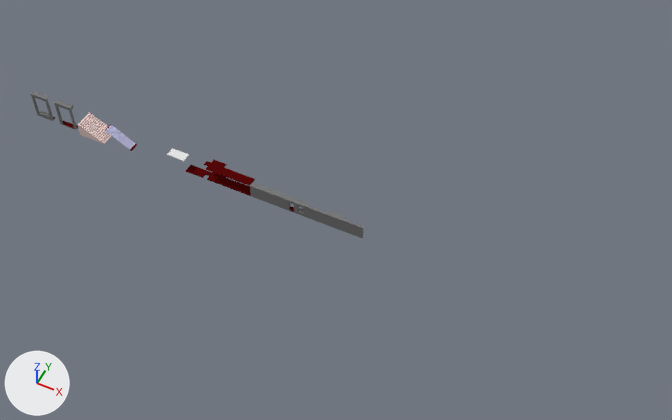
Renders of the Blender file blend/room_kit.blend from each side of a commit.
Rendered twice from a camera (50 mm lens) standing at (67.9, -103.7, 133.5) and looking at (10.9, 10.3, -9.0). The lights are fixed; the arrows at lower left show +X, +Y and +Z.

Names of what the first picture shows: 'stairs_outside_1'.
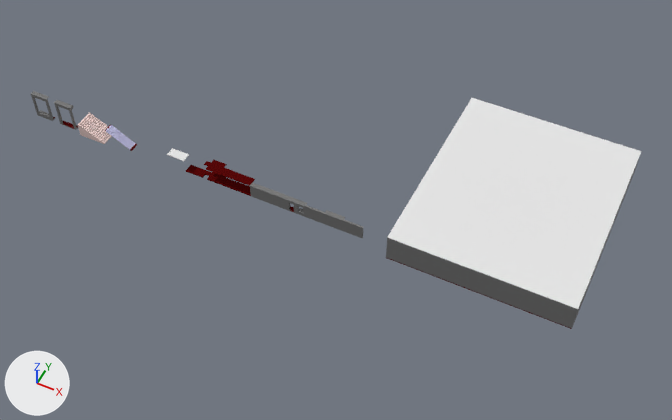
Where the change shows, as pixel boxes (x1, y1, x2, y2) in the pictures (672 x 420 px):
'room_t1_ceiling', added: after (387, 98, 641, 309)
'room_t1_cellar', added: after (386, 165, 637, 329)
    faces in mat_wall_material (grey #7a7a7a): (386, 165, 637, 328)
    faces in mat_floor_material (dark red #570809): (386, 194, 625, 329)
'room_t1_walls', added: after (387, 156, 640, 318)

What changed in the scene script:
```text
Add me_room_t1_walls:
    me_room_t1_walls.from_pydata(...)  # 424 vertices, 376 faces; spans x -1.0..35.0, y -1.0..42.0, z 0.0..2.7
    me_room_t1_walls.materials.append(mat_wall_material)  # grey #7a7a7a
Add me_room_t1_cellar:
    me_room_t1_cellar.from_pydata(...)  # 298 vertices, 279 faces; spans x -1.0..35.0, y -1.0..42.0, z -3.2..0.0
    # faces by material slot: [193, 86]
    me_room_t1_cellar.materials.append(mat_wall_material)  # grey #7a7a7a
    me_room_t1_cellar.materials.append(mat_floor_material)  # dark red #570809
Add me_room_t1_ceiling:
    me_room_t1_ceiling.from_pydata([(-1.0, -1.0, 2.7), (-1.0, -1.0, 2.8), (-1.0, 42.0, 2.7), (-1.0, 42.0, 2.8), (35.0, -1.0, 2.7), (35.0, -1.0, 2.8), (35.0, 42.0, 2.7), (35.0, 42.0, 2.8)], [], [(2, 6, 4, 0), (4, 5, 1, 0), (2, 3, 7, 6), (0, 1, 3, 2), (6, 7, 5, 4), (7, 3, 1, 5)])
    me_room_t1_ceiling.materials.append(mat_ceiling_material)  # white #e7e7e7
Add ob_room_t1_walls:
    ob_room_t1_walls = bpy.data.objects.new('room_t1_walls', me_room_t1_walls)
    ob_room_t1_walls.parent = ob_room_t1_001
    ob_room_t1_walls.matrix_parent_inverse = Matrix(((1.0, 0.0, 0.0, -28.0), (0.0, 1.0, 0.0, 0.0), (0.0, 0.0, 1.0, 0.0), (0.0, 0.0, 0.0, 1.0)))
    ob_room_t1_walls.location = (28.0, 0.0, 0.0)
Add ob_room_t1_001:
    ob_room_t1_001 = bpy.data.objects.new('room_t1.001', None)
    ob_room_t1_001.location = (28.0, 0.0, 0.0)
Add ob_room_t1_cellar:
    ob_room_t1_cellar = bpy.data.objects.new('room_t1_cellar', me_room_t1_cellar)
    ob_room_t1_cellar.parent = ob_room_t1_001
    ob_room_t1_cellar.matrix_parent_inverse = Matrix(((1.0, 0.0, 0.0, -28.0), (0.0, 1.0, 0.0, 0.0), (0.0, 0.0, 1.0, 0.0), (0.0, 0.0, 0.0, 1.0)))
    ob_room_t1_cellar.location = (28.0, 0.0, 0.0)
Add ob_room_t1_ceiling:
    ob_room_t1_ceiling = bpy.data.objects.new('room_t1_ceiling', me_room_t1_ceiling)
    ob_room_t1_ceiling.parent = ob_room_t1_001
    ob_room_t1_ceiling.matrix_parent_inverse = Matrix(((1.0, 0.0, 0.0, -28.0), (0.0, 1.0, 0.0, 0.0), (0.0, 0.0, 1.0, 0.0), (0.0, 0.0, 0.0, 1.0)))
    ob_room_t1_ceiling.location = (28.0, 0.0, 0.0)
```
